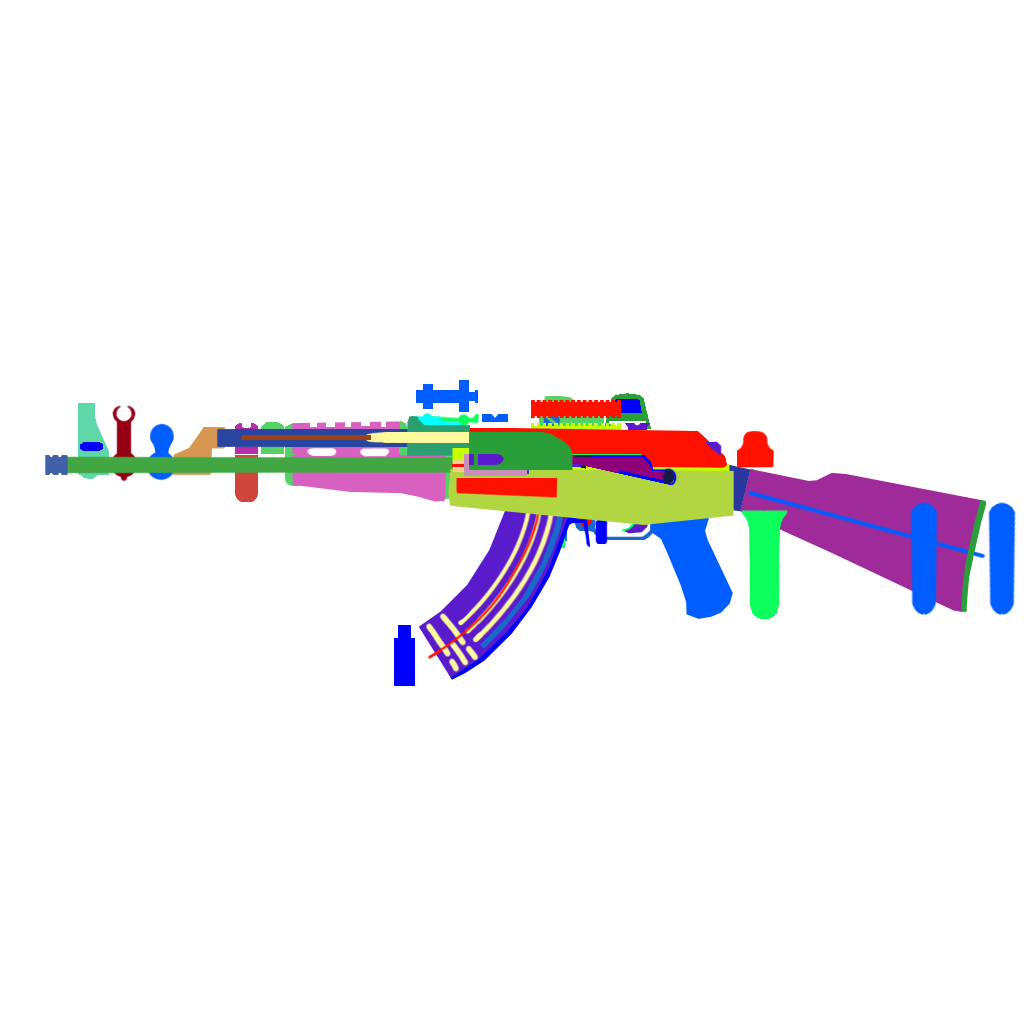
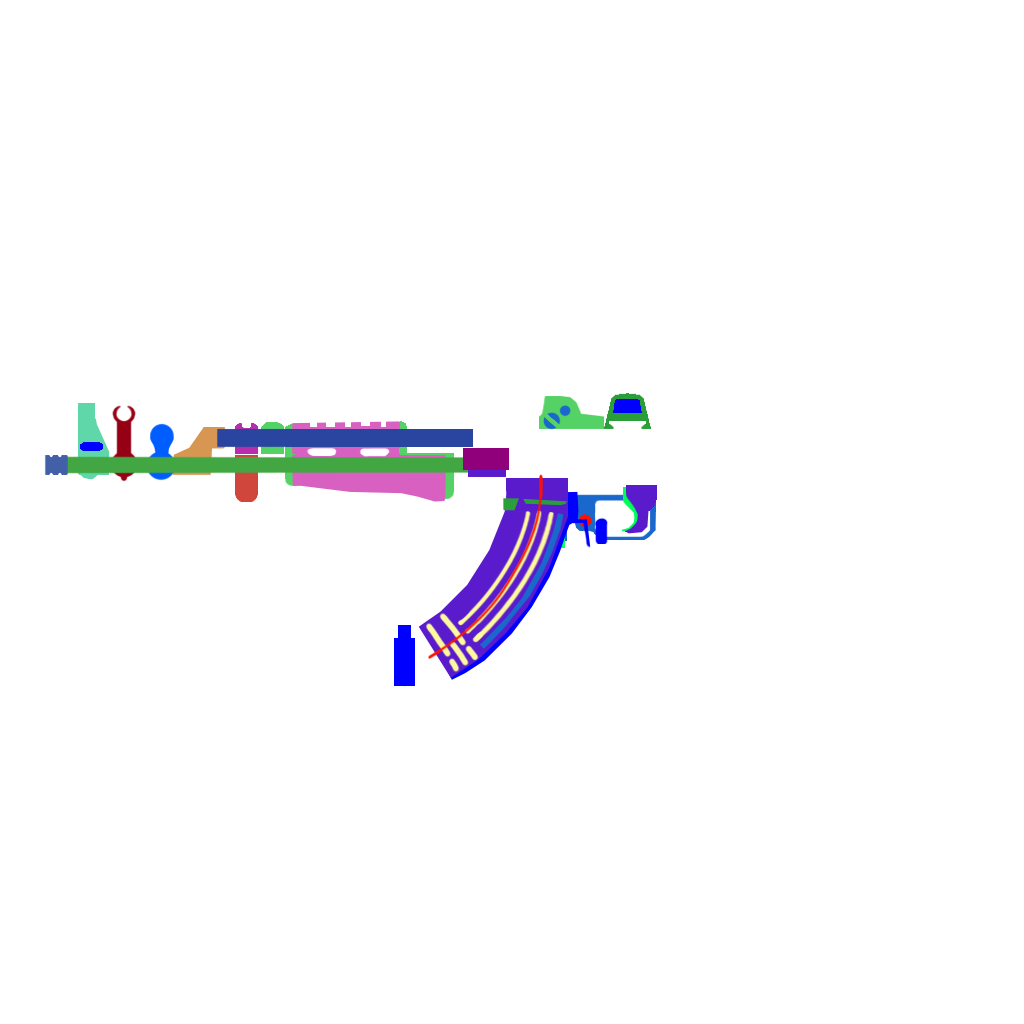
The second 1024x1024 image is a revision of the first. Changes to its layers:
hid group "BoltCarrier" (22 layers) over [left=242, top=431, right=774, bottom=476]
hid group "UpperReceiver" (43 layers) over [left=407, top=380, right=1016, bottom=619]
hid "TOP" (1st of 2, in "UpperReceiver" › "TopRail") over [left=531, top=400, right=621, bottom=418]
painted on "SIDE_CUTOUT1" (5th of 8, in "ReflexSight") over [left=544, top=414, right=560, bottom=428]
